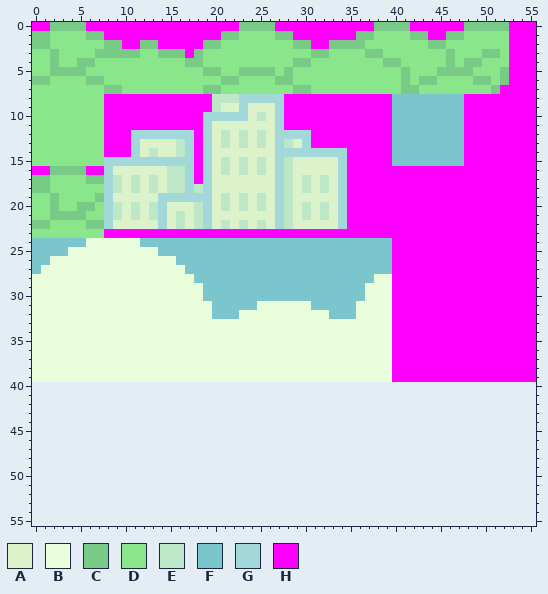
File history of a pixel-art sprite, assets/background.png. The picture above was drawn from the file before the commit.
The file is 56x40 pixels. Colours within 5 levels of each other are drawn and written as one. The old version is drawn lined up with the new one, on the new canvas.
Palette (. is transparent): A #dbf2ca  B #eafddb  C #79ca87  D #89e68b  E #bde7c6  F #7bc5cd  G #a3d8da  H #ff00ff
Pixels before (only the part around the change), first column x 0:
27 FBBBBBBBBBBBBBBBBFFFFFFFFFFFFFFFFFFFFFFFHHHHHHHHHHHHHHHH
28 BBBBBBBBBBBBBBBBBBFFFFFFFFFFFFFFFFFFFFBBHHHHHHHHHHHHHHHH
29 BBBBBBBBBBBBBBBBBBBFFFFFFFFFFFFFFFFFFBBBHHHHHHHHHHHHHHHH
30 BBBBBBBBBBBBBBBBBBBFFFFFFFFFFFFFFFFFFBBBHHHHHHHHHHHHHHHH
31 BBBBBBBBBBBBBBBBBBBBFFFFFBBBBBBFFFFFBBBBHHHHHHHHHHHHHHHH
32 BBBBBBBBBBBBBBBBBBBBFFFBBBBBBBBBBFFFBBBBHHHHHHHHHHHHHHHH
33 BBBBBBBBBBBBBBBBBBBBBBBBBBBBBBBBBBBBBBBBHHHHHHHHHHHHHHHH
34 BBBBBBBBBBBBBBBBBBBBBBBBBBBBBBBBBBBBBBBBHHHHHHHHHHHHHHHH
35 BBBBBBBBBBBBBBBBBBBBBBBBBBBBBBBBBBBBBBBBHHHHHHHHHHHHHHHH
36 BBBBBBBBBBBBBBBBBBBBBBBBBBBBBBBBBBBBBBBBHHHHHHHHHHHHHHHH
37 BBBBBBBBBBBBBBBBBBBBBBBBBBBBBBBBBBBBBBBBHHHHHHHHHHHHHHHH
38 BBBBBBBBBBBBBBBBBBBBBBBBBBBBBBBBBBBBBBBBHHHHHHHHHHHHHHHH
39 BBBBBBBBBBBBBBBBBBBBBBBBBBBBBBBBBBBBBBBBHHHHHHHHHHHHHHHH
40 ........................................................
41 ........................................................
42 ........................................................
43 ........................................................
44 ........................................................
45 ........................................................
46 ........................................................
47 ........................................................
48 ........................................................
49 ........................................................
50 ........................................................
51 ........................................................
52 ........................................................
53 ........................................................
54 ........................................................
55 ........................................................
Now the later version:
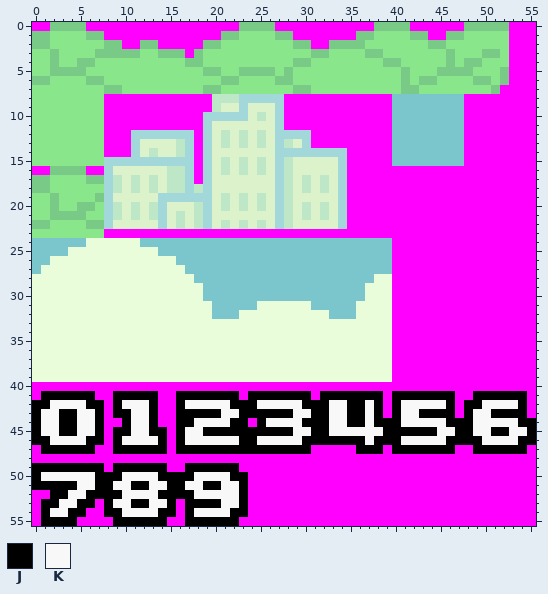
Colours new in this view: J #000000  K #f8f8f8
Change:
canvas 56x40 -> 56x56
The edit adds colour H in row 40 at x 0 to 55; in row 41 at x 0, 7 to 8, 14 to 15, 23, 31, 39, 47 to 48 and 55; in rows 42 to 43 at x 8, 14 to 15, 39, 47 and 55; in row 44 at x 8 to 9, 14 to 15 and 24; in rows 45 to 46 at x 8 and 15; in row 47 at x 0, 7 to 8, 15, 31 to 35, 39, 47 to 48 and 55.
The edit adds colour H in row 48 at x 0 to 55; in row 49 at x 8, 15 to 16 and 23 to 55; in rows 50 to 51 at x 24 to 55; in row 52 at x 0 to 1 and 24 to 55; in row 53 at x 0, 7, 16 and 24 to 55; in row 54 at x 0, 6 to 7, 16 and 24 to 55.
The edit adds colour H in row 55 at x 0, 5 to 8, 15 to 16 and 23 to 55.
The edit adds colour J in row 41 at x 1 to 6, 9 to 13, 16 to 22, 24 to 30, 32 to 38, 40 to 46 and 49 to 54; in row 42 at x 0 to 1, 6 to 7, 9, 13, 16, 22 to 24, 30 to 32, 35 to 36, 38, 40, 46, 48 to 49 and 54; in row 43 at x 0, 3 to 4, 7, 9 to 10, 13, 16 to 20, 23 to 28, 31 to 32, 35 to 36, 38, 40, 43 to 46, 48 and 51 to 54; in row 44 at x 0, 3 to 4, 7, 10, 13, 16 to 17, 22 to 23, 25, 30 to 32, 35 to 36, 38 to 40, 46 to 48 and 54 to 55; in row 45 at x 0, 3 to 4, 7, 9 to 10, 13 to 14, 16, 19 to 28, 31 to 32, 39 to 44, 47 to 48, 51 to 52 and 55; in row 46 at x 0 to 1, 6 to 7, 9, 14, 16, 23 to 24, 30 to 36, 38 to 40, 46 to 49 and 54 to 55.
The edit adds colour J in row 47 at x 1 to 6, 9 to 14, 16 to 30, 36 to 38, 40 to 46 and 49 to 54; in row 49 at x 0 to 7, 9 to 14 and 17 to 22; in row 50 at x 0, 7 to 9, 14 to 17 and 22 to 23; in row 51 at x 0 to 4, 7 to 8, 11 to 12, 15 to 16, 19 to 20 and 23; in row 52 at x 2 to 3, 6 to 9, 14 to 17 and 23; in row 53 at x 1 to 2, 5 to 6, 8, 11 to 12, 15, 17 to 20 and 23.
The edit adds colour J in row 54 at x 1, 4 to 5, 8 to 9, 14 to 15, 17 and 22 to 23; in row 55 at x 1 to 4, 9 to 14 and 17 to 22.
The edit adds colour K in row 42 at x 2 to 5, 10 to 12, 17 to 21, 25 to 29, 33 to 34, 37, 41 to 45 and 50 to 53; in row 43 at x 1 to 2, 5 to 6, 11 to 12, 21 to 22, 29 to 30, 33 to 34, 37, 41 to 42 and 49 to 50; in row 44 at x 1 to 2, 5 to 6, 11 to 12, 18 to 21, 26 to 29, 33 to 34, 37, 41 to 45 and 49 to 53; in row 45 at x 1 to 2, 5 to 6, 11 to 12, 17 to 18, 29 to 30, 33 to 38, 45 to 46, 49 to 50 and 53 to 54; in row 46 at x 2 to 5, 10 to 13, 17 to 22, 25 to 29, 37, 41 to 45 and 50 to 53; in row 50 at x 1 to 6, 10 to 13 and 18 to 21.
The edit adds colour K in row 51 at x 5 to 6, 9 to 10, 13 to 14, 17 to 18 and 21 to 22; in row 52 at x 4 to 5, 10 to 13 and 18 to 22; in row 53 at x 3 to 4, 9 to 10, 13 to 14 and 21 to 22; in row 54 at x 2 to 3, 10 to 13 and 18 to 21.
Boxes around the changes in both pictures, in picture pixels (x1, y1, x2, y2):
added: (32, 382, 536, 526)
